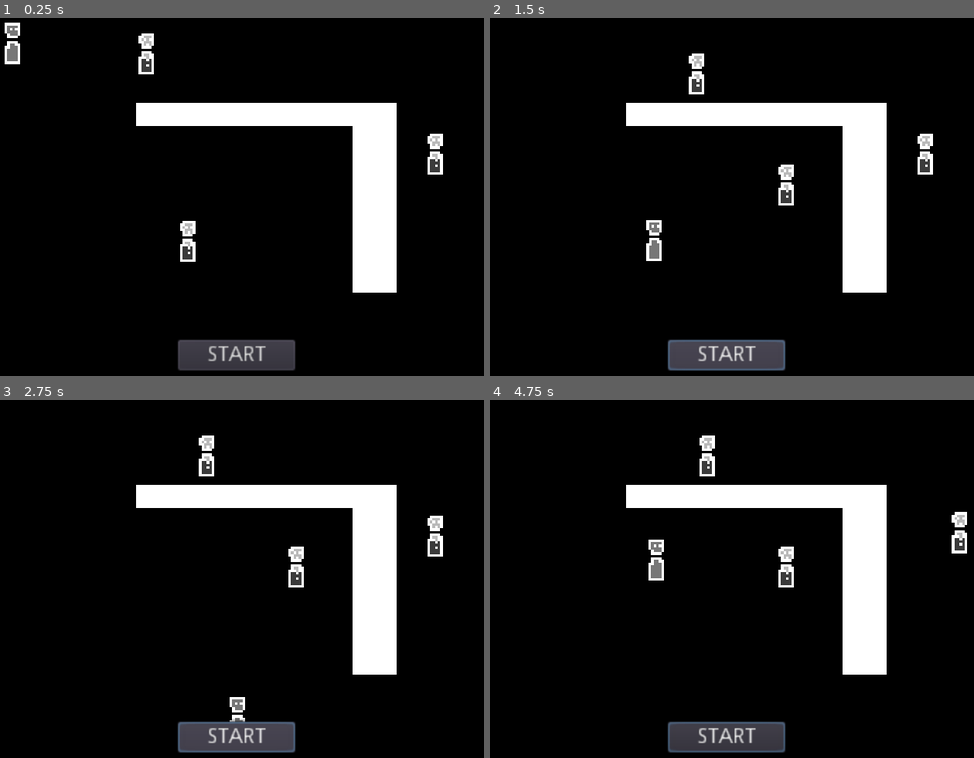
Above: before the commit, frames 1-4 (two rows, left to right).
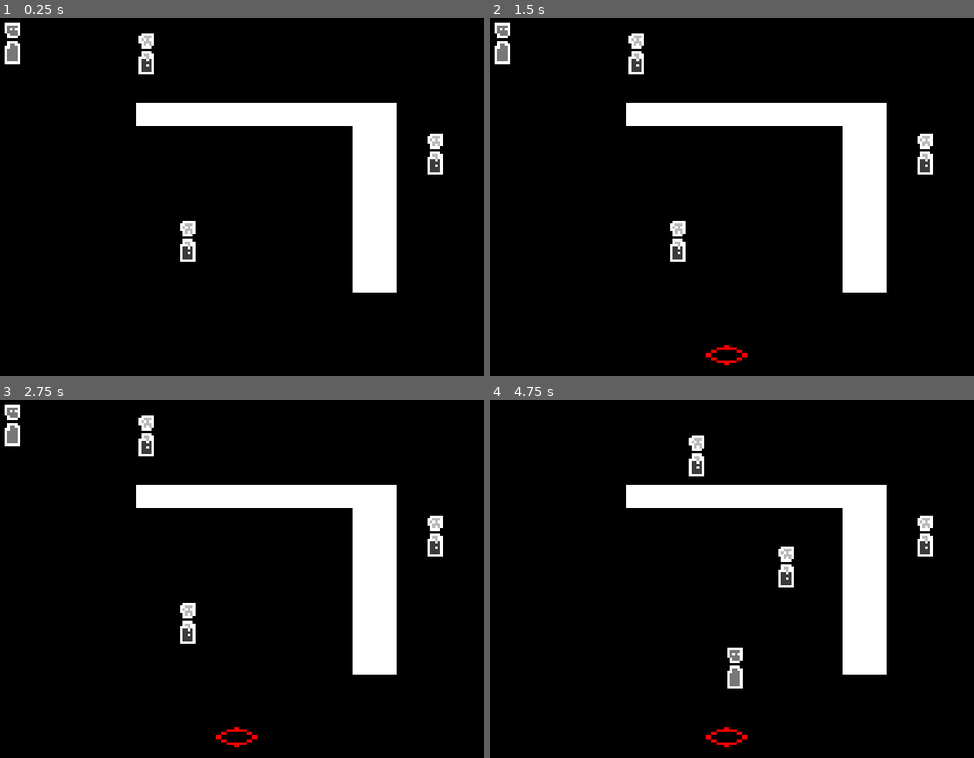
Above: after the commit, the same moments.

Repository: matvmm/the-bite-plan
Game: Godot game, scene res://scenes/main.tscn
The game is run twice, just before and just after one commit, with the same random seed, the same clock (stepped at 60 frames per second) and the same inputs.
Inputs (mouse positions are in pixels of both pictures, inside the frame that each line leads up to):
- Up to frame 1 (0.25 s): no input
- Up to frame 2 (1.5 s): click (727, 354) at 0.5 s, where only the run before the commit has a clickable "START"; click (727, 354) at 1.25 s, where only the run before the commit has a clickable "START"
- Up to frame 3 (2.75 s): click (237, 736) at 2 s, where only the run before the commit has a clickable "START"
- Up to frame 4 (4.75 s): tap Enter at 2.75, 3.05, 3.6, 4.55 s; move the mouse to (833, 561) at 2.77 s; press the mouse at (833, 561) at 2.78 s; move the mouse to (625, 596) at 3.52 s; release the mouse at (625, 596) at 3.53 s; click (625, 596) at 3.8 s; move the mouse to (775, 496) at 4.27 s; press the mouse at (775, 496) at 4.28 s

The runs differ from the first frame. In frame 1, 2.1% of the frame differs, in the area x 36-62%, y 89-99%; in frame 2, 4.0%, in the area x 0-63%, y 1-99%; in frame 3, 3.9%; in frame 4, 3.9%.

Commit message:
added path movement for zombie

Diff:
--- a/project.godot
+++ b/project.godot
@@ -57,7 +57,7 @@
 
 SET_POINT={
 "deadzone": 0.5,
-"events": [ Object(InputEventKey,"resource_local_to_scene":false,"resource_name":"","device":0,"alt":false,"shift":false,"control":false,"meta":false,"command":false,"pressed":false,"scancode":0,"physical_scancode":32,"unicode":0,"echo":false,"script":null)
+"events": [ Object(InputEventKey,"resource_local_to_scene":false,"resource_name":"","device":0,"alt":false,"shift":false,"control":false,"meta":false,"command":false,"pressed":false,"scancode":0,"physical_scancode":83,"unicode":0,"echo":false,"script":null)
 , Object(InputEventMouseButton,"resource_local_to_scene":false,"resource_name":"","device":0,"alt":false,"shift":false, …(219 unchanged characters)…
 , Object(InputEventJoypadButton,"resource_local_to_scene":false,"resource_name":"","device":0,"button_index":0,"pressure":0.0,"pressed":false,"script":null)
  ]
--- a/scenes/main.tscn
+++ b/scenes/main.tscn
@@ -79,6 +79,7 @@
 [node name="CanvasLayer" type="CanvasLayer" parent="."]
 
 [node name="Button" type="Button" parent="CanvasLayer"]
+visible = false
 anchor_left = 0.5
 anchor_top = 1.0
 anchor_right = 0.5
--- /dev/null
+++ b/scenes/plan_point.tscn
@@ -0,0 +1,12 @@
+[gd_scene load_steps=3 format=2]
+
+[ext_resource path="res://sprites/other/plan_point1.png" type="Texture" id=1]
+[ext_resource path="res://scripts/plan_point.gd" type="Script" id=2]
+
+[node name="plan_point" type="Sprite"]
+modulate = Color( 1, 0, 0, 1 )
+z_index = -1
+texture = ExtResource( 1 )
+script = ExtResource( 2 )
+
+[node name="Tween" type="Tween" parent="."]
--- /dev/null
+++ b/scripts/plan_point.gd
@@ -0,0 +1,14 @@
+extends Sprite
+
+onready var tween = $Tween
+
+
+func _ready():
+	add_to_group("plan point")
+
+func create_point(pos: Vector2):
+	global_position = pos
+
+	tween.interpolate_property(self, "scale", Vector2.ONE*1.2, Vector2.ONE, 0.2, Tween.TRANS_CIRC, Tween.EASE_OUT)
+	tween.interpolate_property(self, "modulate:a", 0.0, 1.0, 0.3, Tween.TRANS_CIRC, Tween.EASE_OUT)
+	tween.start()
--- a/scripts/zombies/base_zombie.gd
+++ b/scripts/zombies/base_zombie.gd
@@ -2,33 +2,67 @@
 extends KinematicBody2D
 
 export(float) var speed = 100.0
+export(String) var planPointScenePath = "res://scenes/plan_point.tscn"
+
 var target_position: Vector2 = Vector2.ZERO
+var current_queue_num: int = 0
+var start_position: Vector2 = Vector2.ZERO
+var target_queue: Array = []
 var has_target: bool = false
 
 
 func _ready():
 	add_to_group("zombie")
+	start_position = global_position
 
 func _physics_process(delta):
-	if has_target:
-		var dir: Vector2 = (target_position - global_position).normalized()
-		var vel: Vector2 = dir * speed
+	if !has_target || !target_queue.size() > 0: return
 
-		vel = move_and_slide(vel)
+	if target_queue.size()-1 >= current_queue_num:
+		target_position = target_queue[current_queue_num]
+	else:
+		has_target = false
+		print("I finished :) .")
+		return
 
-		if is_on_wall():
-			has_target = false
+	var dir: Vector2 = (target_position - global_position).normalized()
+	var vel: Vector2 = dir * speed
 
-		# position = position.move_toward(target_position, speed * delta)
+	vel = move_and_slide(vel)
 
-		if position.distance_to(target_position) < 2.0:
-			has_target = false
+	if is_on_wall():
+		has_target = false
+		print("Zombie " + self.name + "says: 'I DONT KNOW HOW TO WALK AROUND THE WALL!!!!!!! >:('.")
+
+	# position = position.move_toward(target_position, speed * delta)
+
+	if position.distance_to(target_position) < 2.0:
+		current_queue_num += 1
+		# has_target = false
 
 func _input(event):
-	if Input.is_action_pressed("SET_POINT"):
+	if Input.is_key_pressed(KEY_ENTER): start_movement()
+	if Input.is_action_just_pressed("SET_POINT"):
 		if !has_target:
-			set_target(get_global_mouse_position())
+			add_target(get_global_mouse_position())
 
-func set_target(new_target: Vector2):
-	target_position = new_target
+func reset_target_queue():
+	has_target = false
+	target_queue.clear()
+	if get_tree().get_nodes_in_group("plan point").size() > 0:
+		for i in get_tree().get_nodes_in_group("plan point"):
+			i.queue_free()
+	current_queue_num = 0
+	global_position = start_position
+
+func start_movement():
 	has_target = true
+
+func add_target(new_target: Vector2):
+	target_queue.append(new_target)
+
+	var plan_point: Sprite = load(planPointScenePath).instance()
+	get_tree().current_scene.add_child(plan_point)
+	plan_point.create_point(new_target)
+
+	print("Added new target point: " + str(new_target))
